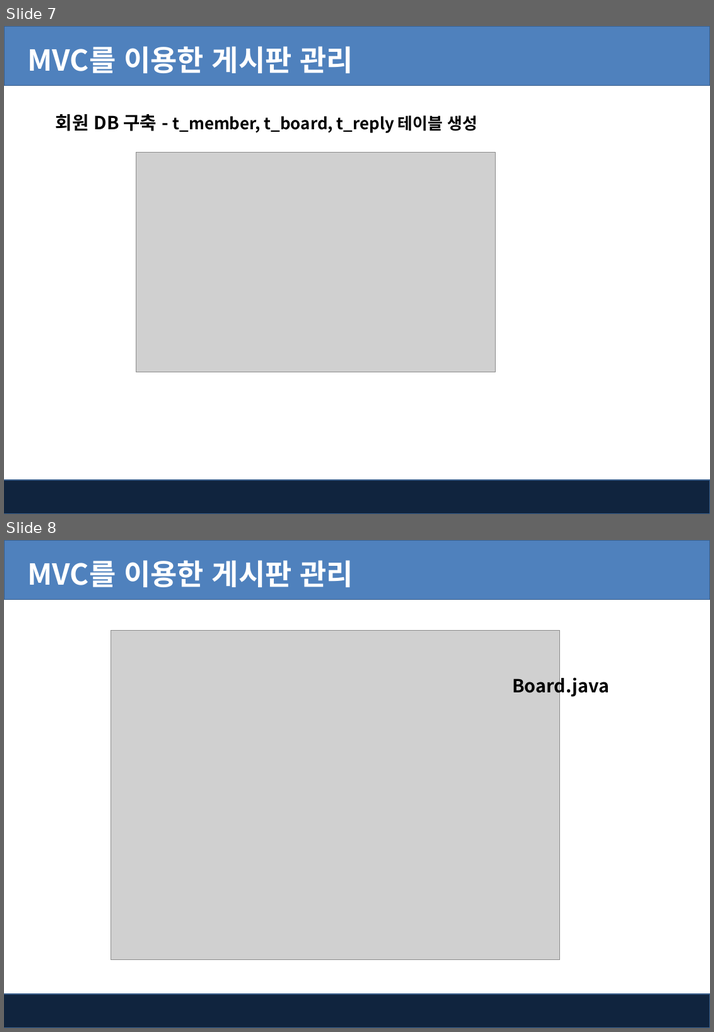
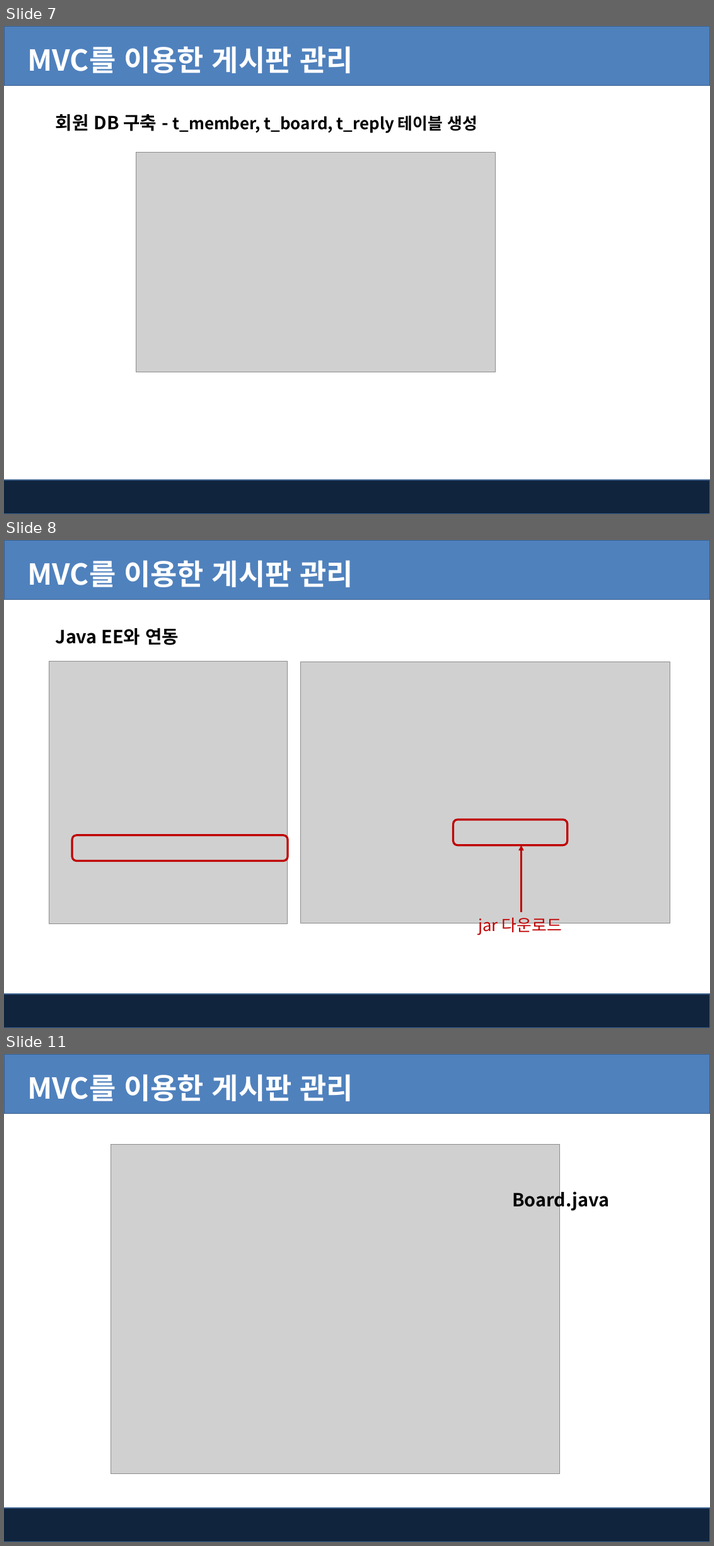
Before and after one commit to kiyongee2/green_project_web, a slide deck: jsp_ppt/10-3장. Jsp - MVC 게시판관리(mysql).pptx. Shown one above the other, each under a label of ours: slides 7 and 8 before the commit, slides 7, 8 and 11 after it; the slides between them are not shown. The pictures are 714x1032 and 714x1546 pixels, drawn with LibreOffice and Linux fonts; fonts in the diff are those of the drawing; grey boxes stand for pictures; background and template pictures are left out. Boxes give left, top, right and bottom in pixels: in the first picture for what was removed or moved away, otherwise in the second. Text is boxed around its words. In the diff, an @@ line names an element or a change of style, - is before the commit and + after.

```diff
--- a/jsp_ppt/10-3장. Jsp - MVC 게시판관리(mysql).pptx
+++ b/jsp_ppt/10-3장. Jsp - MVC 게시판관리(mysql).pptx
@@ slide 8 added at box(4, 540, 710, 1028), background #FFFFFF; not listed: 2 template elements that a slide beside it also shows @@
@@ text added at box(28, 560, 354, 587), 32 pt, text #FFFFFF, bold @@
+MVC를 이용한 게시판 관리
@@ text added at box(56, 628, 179, 645), 20 pt, text #000000, bold @@
+Java EE와 연동
@@ picture added at box(49, 661, 288, 924) @@
@@ picture added at box(301, 662, 670, 923) @@
@@ rounded rectangle added at box(453, 820, 567, 846), outline #C00000 2.25 pt @@
@@ rounded rectangle added at box(73, 836, 288, 861), outline #C00000 2.25 pt @@
@@ arrow added from (521, 913) to (521, 846), #C00000 1.5 pt @@
@@ text added at box(478, 917, 562, 936), 18 pt, text #C00000 @@
+jar 다운로드
@@ what was slide 8 is now slide 11 @@
```
Also in this commit, not shown: 2 other slides added, 2 other files.
